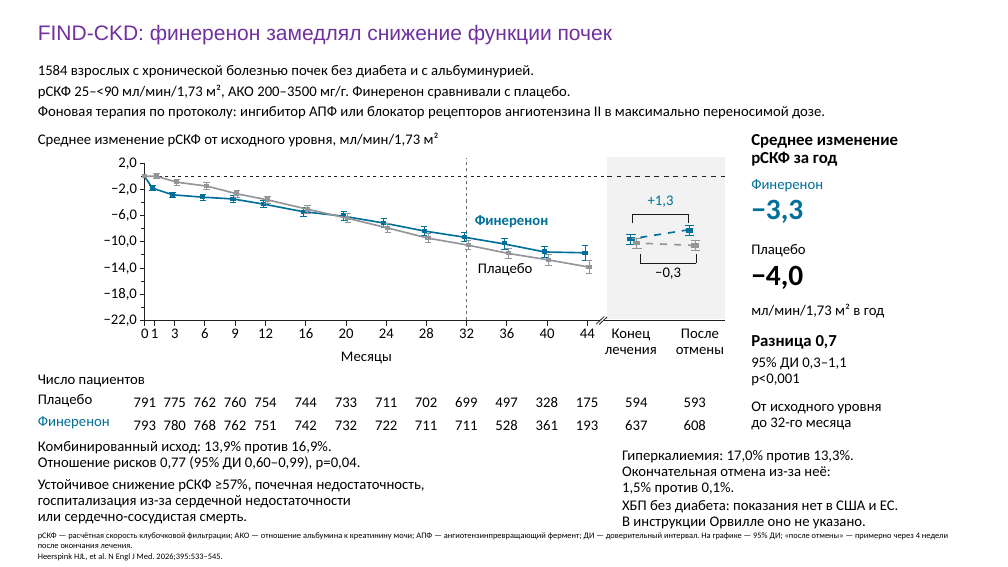
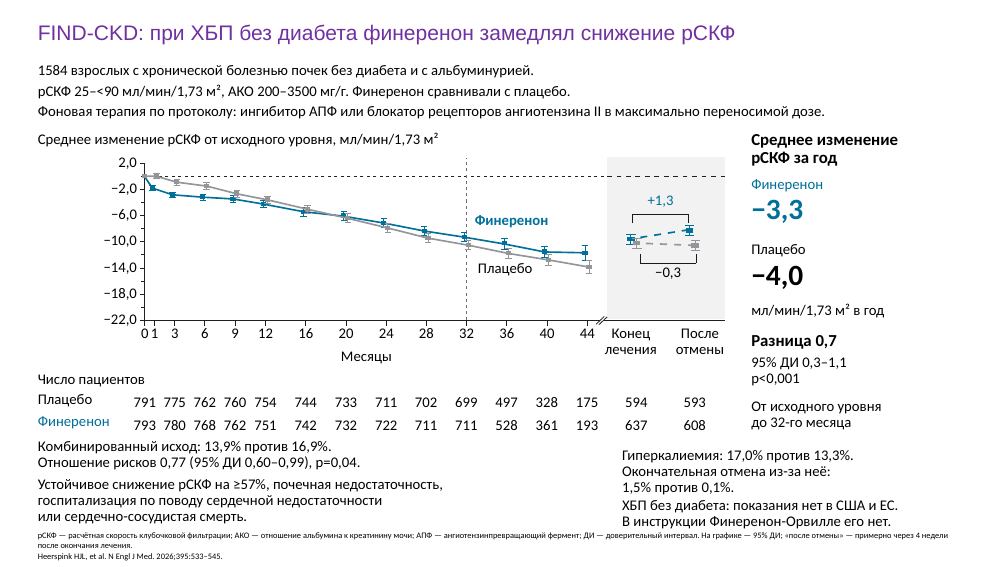
Before and after one commit to drabdulbosit1-eng/my-test-cloud, a slide deck: slide 42 of finerenone/Finerenone_Levin_reviewed.pptx. Drawn at 1008x567 pixels with LibreOffice and Linux fonts; fonts in the diff are those of the drawing. Boxes give left, top, right and bottom in pixels: in the first picture for what was removed or moved away, otherwise in the second. Text is boxed around its words. In the diff, an @@ line names an element or a change of style, - is before the commit and + after.

```diff
--- a/finerenone/Finerenone_Levin_reviewed.pptx
+++ b/finerenone/Finerenone_Levin_reviewed.pptx
@@ text at box(38, 24, 735, 44): text changed @@
-FIND-CKD: финеренон замедлял снижение функции почек
+FIND-CKD: при ХБП без диабета финеренон замедлял снижение рСКФ
@@ text at box(38, 479, 443, 508): text changed @@
-Устойчивое снижение рСКФ ≥57%, почечная недостаточность,
-госпитализация из-за сердечной недостаточности
+Устойчивое снижение рСКФ на ≥57%, почечная недостаточность,
+госпитализация по поводу сердечной недостаточности
@@ text at box(622, 516, 892, 529): text changed @@
-В инструкции Орвилле оно не указано.
+В инструкции Финеренон-Орвилле его нет.
```
Also in this commit, not shown: 28 other slides changed, 1 other file.
